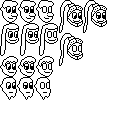
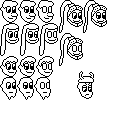
Layer changes from the first (128, 128) image to the second:
painted on "Background" over (77, 71, 94, 99)
